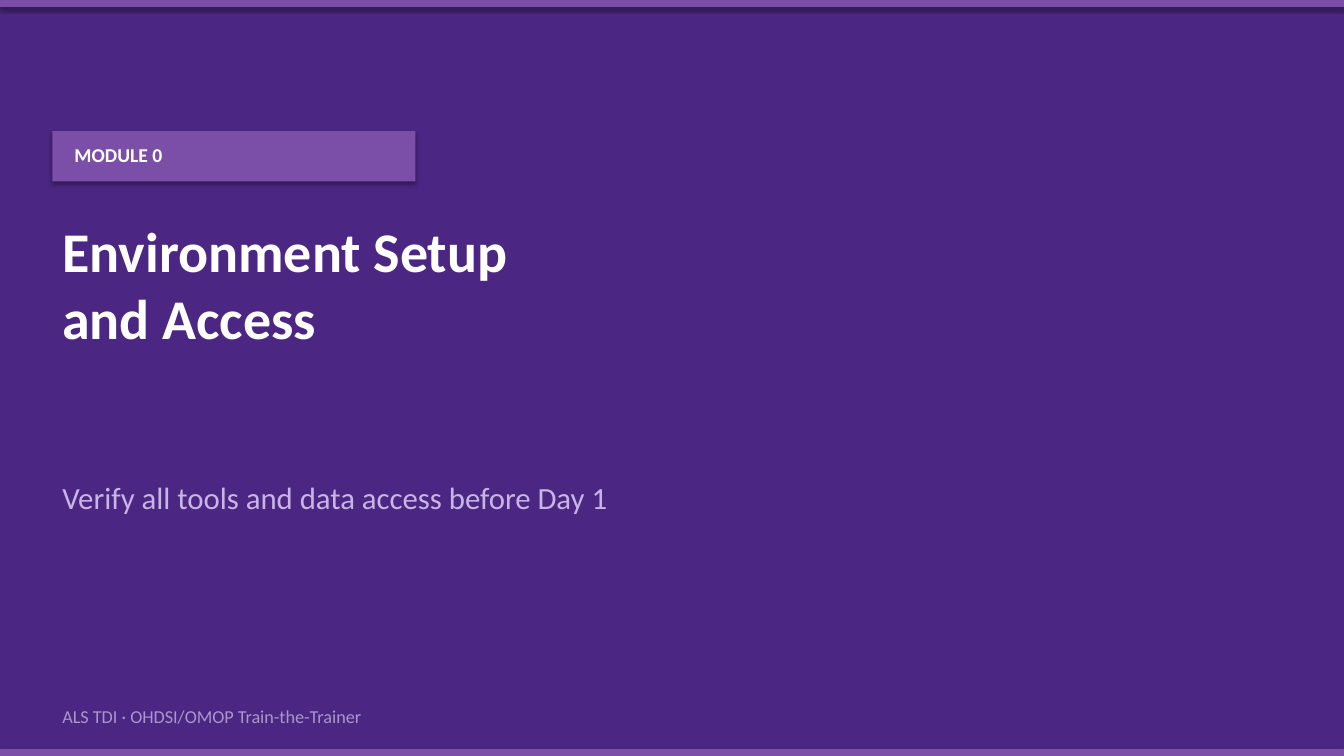
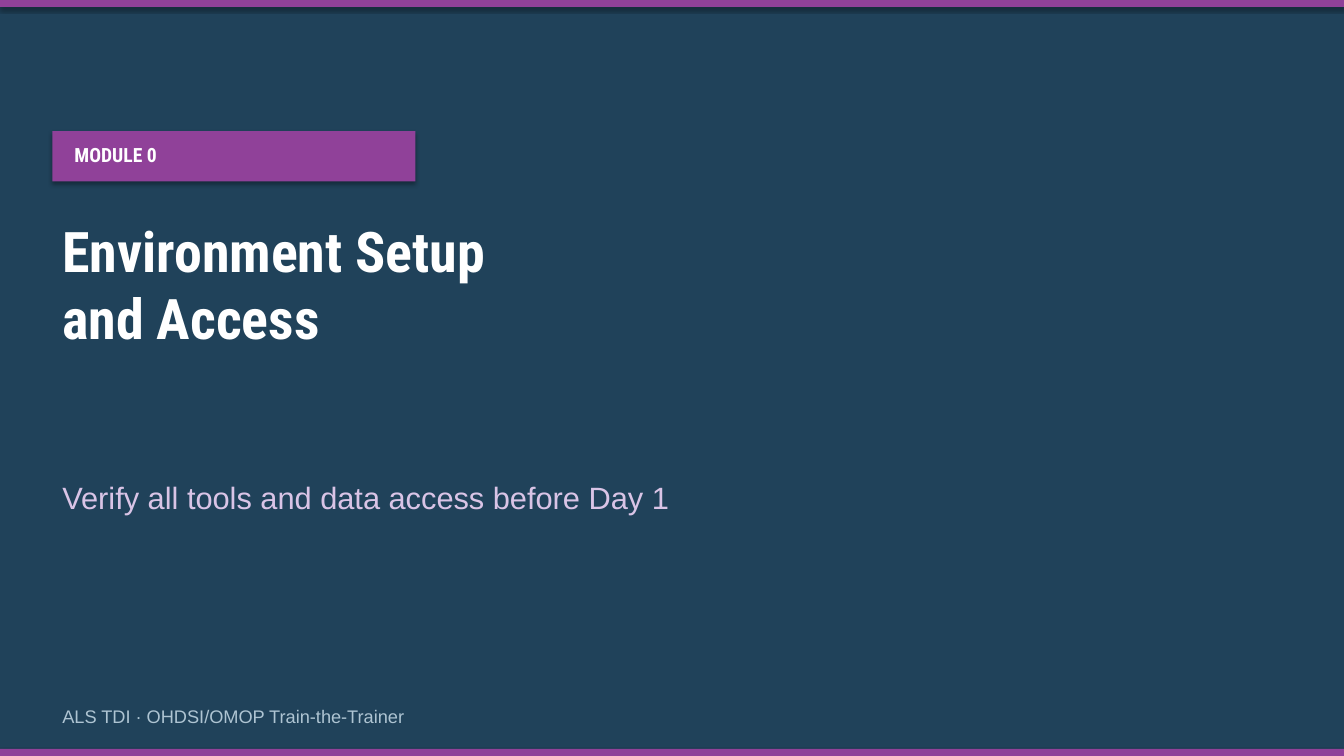
Before and after one commit to ALSTDI/ALS-RWE, a slide deck: slide 1 of docs/free-rwe-resources/train-the-trainer/training/day-00-environment/kit/Instructor-Deck-with-Notes.pptx. Drawn at 1344x756 pixels with LibreOffice and Linux fonts; fonts in the diff are those of the drawing. Boxes give left, top, right and bottom in pixels: in the first picture for what was removed or moved away, otherwise in the second. Text is boxed around its words. In the diff, an @@ line names an element or a change of style, - is before the commit and + after.

```diff
--- a/docs/free-rwe-resources/train-the-trainer/training/day-00-environment/kit/Instructor-Deck-with-Notes.pptx
+++ b/docs/free-rwe-resources/train-the-trainer/training/day-00-environment/kit/Instructor-Deck-with-Notes.pptx
@@ rectangle at (x1=0, y1=0, x2=1344, y2=756): fill #4B2682 to #20425A @@
@@ fill #7B4FA8 to #904199 in 3 elements at (x1=0, y1=0, x2=1344, y2=7), (x1=0, y1=749, x2=1344, y2=756), (x1=52, y1=131, x2=415, y2=181) @@
@@ text "MODULE 0" at (x1=74, y1=148, x2=157, y2=162): font Calibri to Roboto Condensed @@
@@ text "Environment Setup and Access" at (x1=62, y1=230, x2=485, y2=340): font Calibri to Roboto Condensed @@
@@ text "Verify all tools and data ..." at (x1=62, y1=486, x2=669, y2=515): font Calibri to Arial, text colour #C8B4E6 to #D9C4E6 @@
@@ text "ALS TDI · OHDSI/OMOP Train-the-Trainer" at (x1=62, y1=710, x2=404, y2=723): font Calibri to Arial, text colour #AA96CD to #AEC4D2 @@
```
Also in this commit, not shown: 13 other slides changed, 6 slides added, 11 other files.
